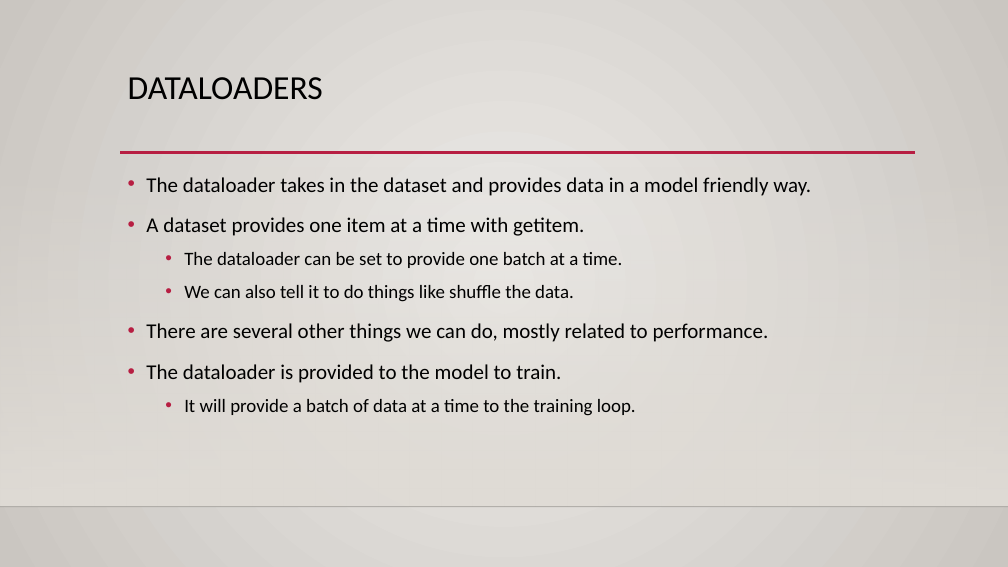
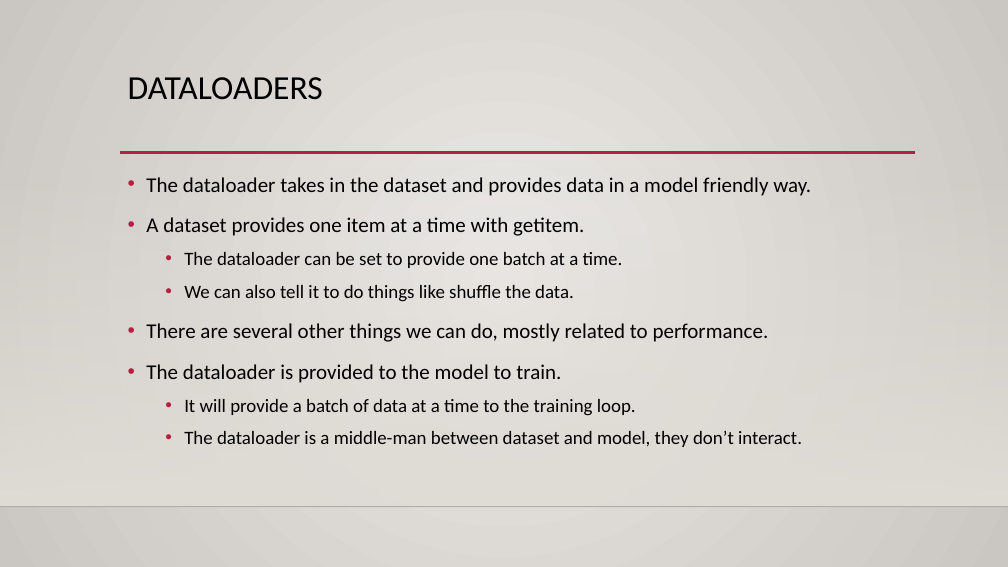
Before and after one commit to AkeemSemperDataScience/Intro_to_Machine_Learning_Students, a slide deck: slide 17 of reference_content/Slides/pytorch_data.pptx (slide 5 before the commit). Drawn at 1008x567 pixels with LibreOffice and Linux fonts; fonts in the diff are those of the drawing; background and template pictures are left out. Boxes give left, top, right and bottom in pixels: in the first picture for what was removed or moved away, otherwise in the second. Text is boxed around its words. In the diff, an @@ line names an element or a change of style, - is before the commit and + after.

```diff
--- a/reference_content/Slides/pytorch_data.pptx
+++ b/reference_content/Slides/pytorch_data.pptx
@@ text at (x1=184, y1=431, x2=802, y2=447): paragraph added @@
+  • The dataloader is a middle-man between dataset and model, they don’t interact.
```
Also in this commit, not shown: 6 other slides changed, 20 slides added, 2 slides removed, 5 other files.
